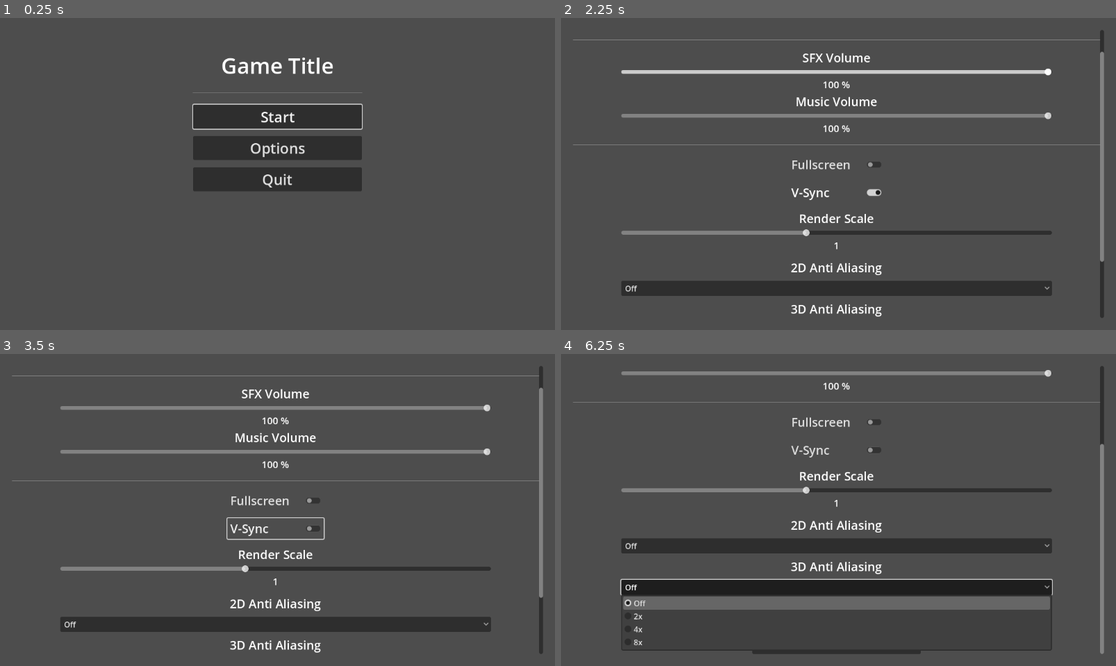
Above: before the commit, frames 1-4 (two rows, left to right).
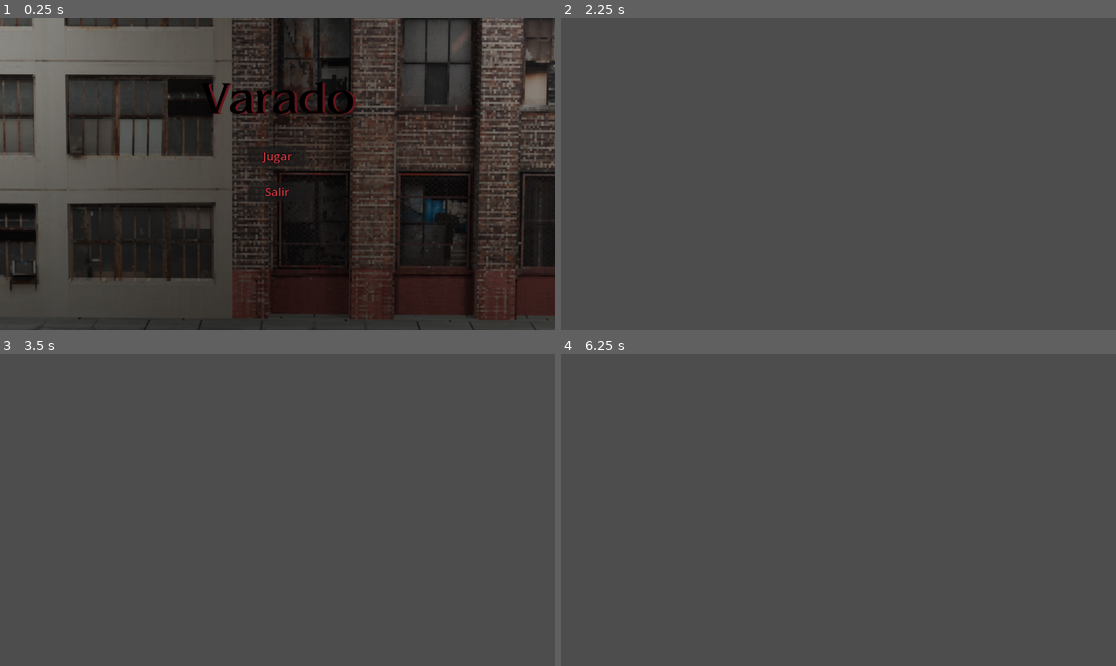
Above: after the commit, the same moments.

Repository: Welleh/Varado
Game: Godot game, scene res://Scenes/Menus/menu_principal.tscn
The game is run twice, just before and just after one commit, with the same random seed, the same clock (stepped at 60 frames per second) and the same inputs. Before the commit the project starts from res://addons/EasyMenus/Scenes/main_menu.tscn.
Inputs (mouse positions are in pixels of both pictures, inside the frame that each line leads up to):
- Up to frame 1 (0.25 s): no input
- Up to frame 2 (2.25 s): click (838, 117) at 0.5 s, where only the run before the commit has a clickable "Start"; click (838, 117) at 1.25 s, where only the run before the commit has a clickable "Start"; click (838, 155) at 2 s, where only the run after the commit has a clickable "Jugar"
- Up to frame 3 (3.5 s): click (277, 528) at 2.75 s, where only the run before the commit has a clickable "V-Sync"
- Up to frame 4 (6.25 s): click (838, 625) at 3.5 s, where only the run before the commit has a clickable "Off"; click (838, 665) at 4.25 s, where only the run before the commit has a clickable "Off"; tap Enter (ui_accept) at 5, 5.27, 5.75, 6.02 s; move the mouse to (960, 494) at 5.02 s; hold Right (ui_right) 5.03-5.78 s; click (960, 494) at 5.17 s; move the mouse to (727, 525) at 5.77 s; hold Down (ui_down) from 5.78 s (still down)

The runs differ from the first frame. In frame 1, 70% of the frame differs, in the area x 0-100%, y 0-100%; in frame 2, 9.1%; in frame 3, 9.0%; in frame 4, 16%.
Error before the commit: Parse Error: Identifier "MenuTemplateManager" not declared in the current scope. (res://addons/EasyMenus/Scripts/option_button_input_propagator.gd:14)

Commit message:
Menu actualizado
Fondo, pausa y muerte

Diff:
--- /dev/null
+++ b/Scenes/Menus/derrota.gd
@@ -0,0 +1,7 @@
+extends "res://Scenes/Menus/menu_principal.gd"
+
+
+
+
+func _on_play_button_pressed():
+	get_tree().change_scene_to_file("res://Scenes/Menus/menu_principal.tscn")
--- /dev/null
+++ b/Scenes/Menus/derrota.tscn
@@ -0,0 +1,37 @@
+[gd_scene load_steps=4 format=3 uid="uid://cj6afmguw7054"]
+
+[ext_resource type="PackedScene" uid="uid://dgdkv6mam3coq" path="res://Scenes/Menus/menu_principal.tscn" id="1_f54by"]
+[ext_resource type="Script" path="res://Scenes/Menus/derrota.gd" id="2_7sjah"]
+[ext_resource type="FontFile" uid="uid://be1o0rdg2s17e" path="res://assets/fonts/BenguiatStd-Book.ttf" id="2_h2kch"]
+
+[node name="Derrota" instance=ExtResource("1_f54by")]
+script = ExtResource("2_7sjah")
+
+[node name="VBoxContainer" parent="MarginContainer" index="0"]
+theme_override_constants/separation = 32
+
+[node name="Separador2" type="Control" parent="MarginContainer/VBoxContainer" index="1"]
+layout_mode = 2
+
+[node name="Label" parent="MarginContainer/VBoxContainer" index="2"]
+text = "No puedo seguir..."
+
+[node name="Label2" type="Label" parent="MarginContainer/VBoxContainer" index="3"]
+layout_mode = 2
+theme_override_colors/font_color = Color(0, 0, 0, 1)
+theme_override_colors/font_shadow_color = Color(0.4, 0.0823529, 0.105882, 1)
+theme_override_colors/font_outline_color = Color(0, 0, 0, 1)
+theme_override_constants/shadow_offset_x = 5
+theme_override_constants/outline_size = 3
+theme_override_fonts/font = ExtResource("2_h2kch")
+theme_override_font_sizes/font_size = 32
+text = "...pero no me puedo quedar..."
+horizontal_alignment = 1
+
+[node name="Play Button" parent="MarginContainer/HBoxContainer/VBoxContainer" index="0"]
+text = "Volver a intentar"
+
+[node name="Exit Button" parent="MarginContainer/HBoxContainer/VBoxContainer" index="1"]
+text = "Rendirse"
+
+[connection signal="pressed" from="MarginContainer/HBoxContainer/VBoxContainer/Play Button" to="." method="_on_play_button_pressed"]
--- a/Scenes/Menu_principal/menu_principal.gd
+++ b/Scenes/Menus/menu_principal.gd
@@ -12,6 +12,6 @@
 
 
 func on_play_pressed() -> void:
-	pass
+	get_tree().change_scene_to_packed(start_level)
 func on_exit_pressed() -> void:
 	get_tree().quit()
--- a/Scenes/Menu_principal/menu_principal.tscn
+++ b/Scenes/Menus/menu_principal.tscn
@@ -1,11 +1,12 @@
 [gd_scene load_steps=5 format=3 uid="uid://dgdkv6mam3coq"]
 
-[ext_resource type="Texture2D" uid="uid://b4pwnyw263rue" path="res://assets/background1.png" id="1_aybub"]
-[ext_resource type="Script" path="res://Scenes/Menu_principal/menu_principal.gd" id="1_mqjeo"]
+[ext_resource type="Script" path="res://Scenes/Menus/menu_principal.gd" id="1_mqjeo"]
 [ext_resource type="FontFile" uid="uid://be1o0rdg2s17e" path="res://assets/fonts/BenguiatStd-Book.ttf" id="2_p1igi"]
+[ext_resource type="Texture2D" uid="uid://ccmfbpn85djud" path="res://assets/background_posta_example.png" id="2_vqeel"]
 
 [sub_resource type="SystemFont" id="SystemFont_i372n"]
 font_names = PackedStringArray("Yu Gothic")
+subpixel_positioning = 0
 
 [node name="Menu_principal" type="Control"]
 layout_mode = 3
@@ -23,7 +24,7 @@
 anchor_bottom = 1.0
 grow_horizontal = 2
 grow_vertical = 2
-texture = ExtResource("1_aybub")
+texture = ExtResource("2_vqeel")
 
 [node name="MarginContainer" type="MarginContainer" parent="."]
 layout_mode = 1
@@ -46,10 +47,13 @@
 
 [node name="Label" type="Label" parent="MarginContainer/VBoxContainer"]
 layout_mode = 2
-theme_override_colors/font_color = Color(0, 0, 0.454902, 1)
-theme_override_constants/outline_size = 10
+theme_override_colors/font_color = Color(0, 0, 0, 1)
+theme_override_colors/font_shadow_color = Color(0.4, 0.0823529, 0.105882, 1)
+theme_override_colors/font_outline_color = Color(0, 0, 0, 1)
+theme_override_constants/shadow_offset_x = 5
+theme_override_constants/outline_size = 1
 theme_override_fonts/font = ExtResource("2_p1igi")
-theme_override_font_sizes/font_size = 64
+theme_override_font_sizes/font_size = 96
 text = "Varado"
 horizontal_alignment = 1
 
@@ -65,6 +69,9 @@
 [node name="Play Button" type="Button" parent="MarginContainer/HBoxContainer/VBoxContainer"]
 custom_minimum_size = Vector2(120, 32)
 layout_mode = 2
+theme_override_colors/font_color = Color(0.784314, 0.219608, 0.254902, 1)
+theme_override_colors/font_outline_color = Color(0, 0, 0, 1)
+theme_override_constants/outline_size = 4
 theme_override_fonts/font = SubResource("SystemFont_i372n")
 theme_override_font_sizes/font_size = 24
 text = "Jugar"
@@ -72,6 +79,9 @@
 [node name="Exit Button" type="Button" parent="MarginContainer/HBoxContainer/VBoxContainer"]
 custom_minimum_size = Vector2(120, 32)
 layout_mode = 2
+theme_override_colors/font_color = Color(0.784314, 0.219608, 0.254902, 1)
+theme_override_colors/font_outline_color = Color(0, 0, 0, 1)
+theme_override_constants/outline_size = 4
 theme_override_fonts/font = SubResource("SystemFont_i372n")
 theme_override_font_sizes/font_size = 24
 text = "Salir"
--- /dev/null
+++ b/Scenes/Menus/pausa.gd
@@ -0,0 +1 @@
+extends "res://Scenes/Menus/menu_principal.gd"
--- /dev/null
+++ b/Scenes/Menus/pausa.tscn
@@ -0,0 +1,36 @@
+[gd_scene load_steps=4 format=3 uid="uid://b2ksa70anbs4v"]
+
+[ext_resource type="PackedScene" uid="uid://dgdkv6mam3coq" path="res://Scenes/Menus/menu_principal.tscn" id="1_uxght"]
+[ext_resource type="FontFile" uid="uid://be1o0rdg2s17e" path="res://assets/fonts/BenguiatStd-Book.ttf" id="2_n4yws"]
+[ext_resource type="Script" path="res://Scenes/Menus/pausa.gd" id="2_yvfi4"]
+
+[node name="Pausa" instance=ExtResource("1_uxght")]
+script = ExtResource("2_yvfi4")
+
+[node name="VBoxContainer" parent="MarginContainer" index="0"]
+theme_override_constants/separation = 32
+
+[node name="Label" parent="MarginContainer/VBoxContainer" index="1"]
+theme_override_font_sizes/font_size = 32
+text = "Pausa"
+
+[node name="Label2" type="Label" parent="MarginContainer/VBoxContainer" index="2"]
+layout_mode = 2
+theme_override_colors/font_color = Color(0, 0, 0, 1)
+theme_override_colors/font_shadow_color = Color(0.4, 0.0823529, 0.105882, 1)
+theme_override_colors/font_outline_color = Color(0, 0, 0, 1)
+theme_override_constants/shadow_offset_x = 4
+theme_override_constants/outline_size = 1
+theme_override_fonts/font = ExtResource("2_n4yws")
+theme_override_font_sizes/font_size = 64
+text = "...puedo detener el tiempo?!"
+horizontal_alignment = 1
+
+[node name="VBoxContainer" parent="MarginContainer/HBoxContainer" index="0"]
+theme_override_constants/separation = 64
+
+[node name="Play Button" parent="MarginContainer/HBoxContainer/VBoxContainer" index="0"]
+text = "Reanudar"
+
+[node name="Exit Button" parent="MarginContainer/HBoxContainer/VBoxContainer" index="1"]
+text = "Volver al inicio"
--- a/project.godot
+++ b/project.godot
@@ -11,6 +11,6 @@
 [application]
 
 config/name="Varado"
-run/main_scene="res://addons/EasyMenus/Scenes/main_menu.tscn"
+run/main_scene="res://Scenes/Menus/menu_principal.tscn"
 config/features=PackedStringArray("4.2", "Forward Plus")
 config/icon="res://icon.svg"
Binary file added: assets/background_posta_example.png
Not shown, added: assets/background_posta_example.png.import
